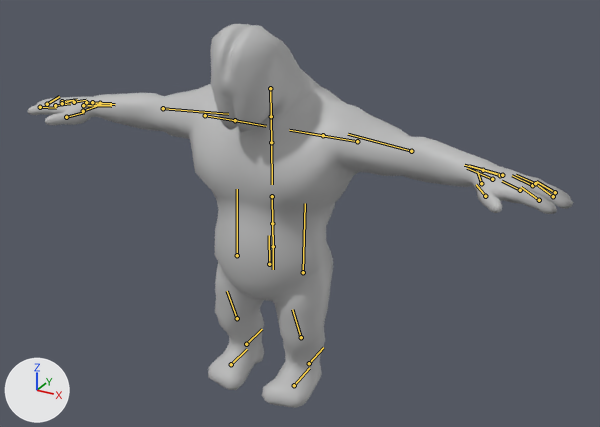
A saved change to the FBX model Minigame2/Assets/050_rig/monsterARig/live/monsterARig.fbx.
Before and after are seen from a 50 mm camera at (3.03, -5.01, 4.01) aimed at (0.21, 0.12, 1.45). The axes (+X, +Y, +Z) are drawn at lower left. The lights are the same throughout. The bones that bend it are drawn over the model as lines.

The first picture shows 'monsterA_geo'.
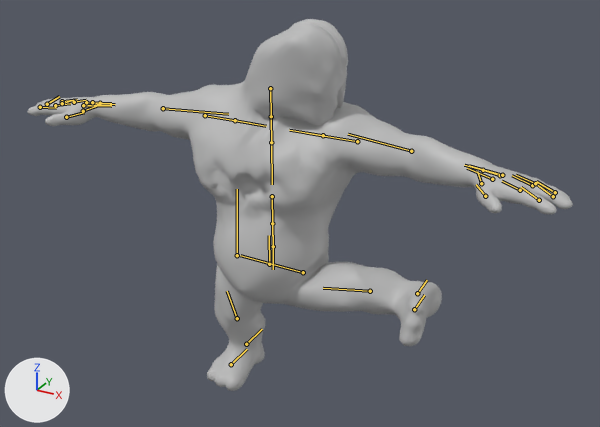
The newer file adds an action. The first version stands in its rest pose; the second is drawn at frame 121 of the action 'Take 001'.

What the commit changed:
Bone 'LeftThigh' (bone_leftthigh) turns from (0, 0, 0) to (89, 0, 0) degrees about its own x, y and z.
Bone 'Head' (bone_head) turns from (0, 0, 0) to (0, -90, 0) degrees about its own x, y and z.

Where the change shows, as pixel boxes (x1, y1, x2, y2) in the pictures (600 x 427 px):
'monsterA_geo', posed: before (28, 24, 573, 408); after (27, 19, 573, 391)
bone 'LeftThigh', root to tip: before (303, 272) to (305, 203); after (303, 272) to (240, 255)
